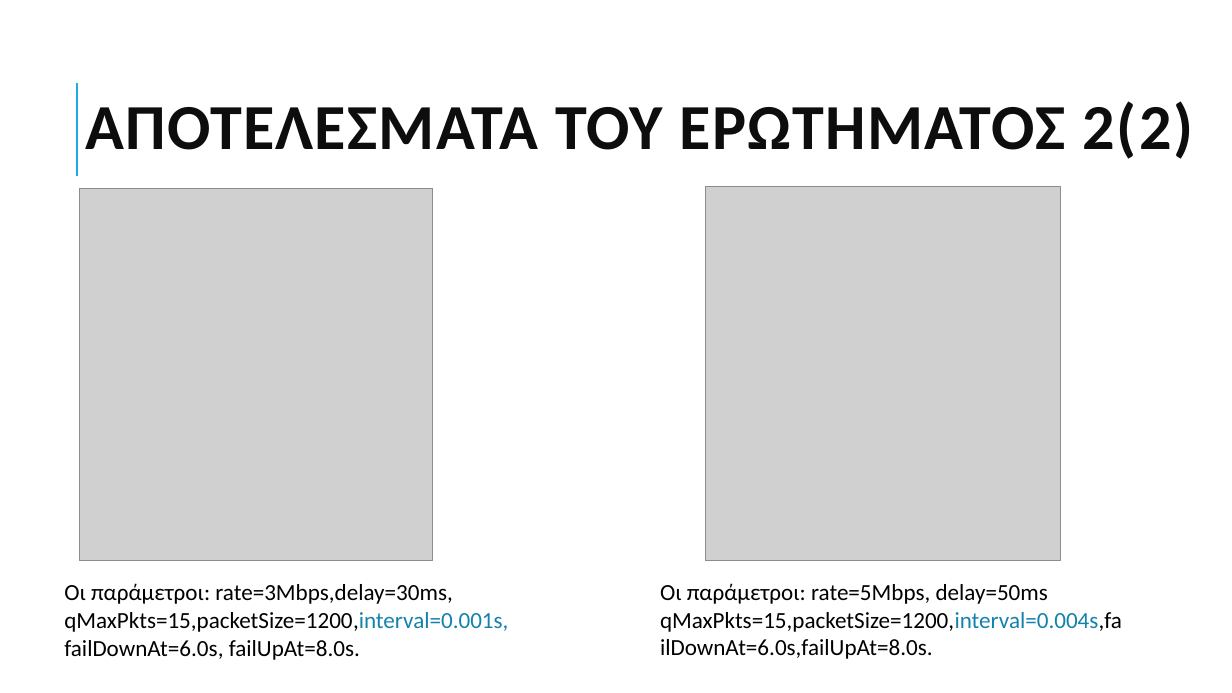
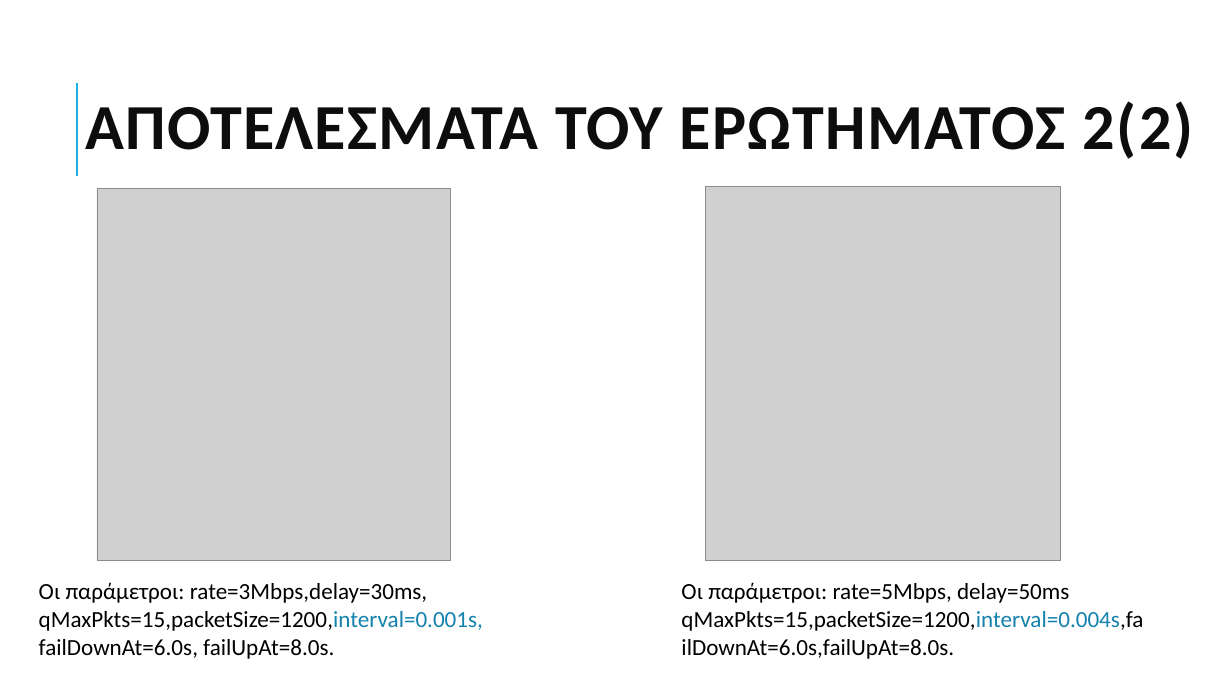
Before and after one commit to grgmyl/Ns3Project, a slide deck: slide 11 of Presentations/Ns-3_presentation_F.pptx. Drawn at 1232x693 pixels with LibreOffice and Linux fonts; fonts in the diff are those of the drawing; grey boxes stand for pictures. Boxes give left, top, right and bottom in pixels: in the first picture for what was removed or moved away, otherwise in the second. Text is boxed around its words. In the diff, an @@ line names an element or a change of style, - is before the commit and + after.

```diff
--- a/Presentations/Ns-3_presentation_F.pptx
+++ b/Presentations/Ns-3_presentation_F.pptx
@@ picture: place and size @@
-picture at box(79, 189, 433, 561)
+picture at box(97, 189, 451, 561)
@@ text "Οι παράμετροι: rate=3Mbps,delay=30ms, qMaxPkts=15,packetSize ...": place and size @@
-text "Οι παράμετροι: rate=3Mbps,delay=30ms, qMaxPkts=15,packetSize ..." at box(64, 583, 508, 660)
+text "Οι παράμετροι: rate=3Mbps,delay=30ms, qMaxPkts=15,packetSize ..." at box(39, 582, 483, 659)
@@ text "Oι παράμετροι: rate=5Mbps, delay=50ms qMaxPkts=15,packetSize ...": place and size @@
-text "Oι παράμετροι: rate=5Mbps, delay=50ms qMaxPkts=15,packetSize ..." at box(660, 583, 1122, 659)
+text "Oι παράμετροι: rate=5Mbps, delay=50ms qMaxPkts=15,packetSize ..." at box(681, 582, 1143, 659)
```
Also in this commit, not shown: 10 other slides changed.
